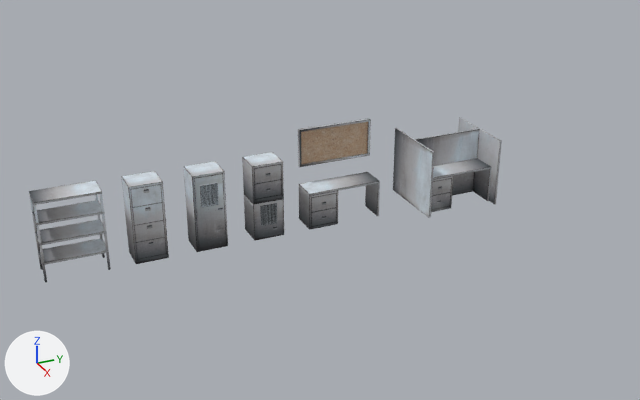
Two versions of the FBX model Assets/Models/Props/Office.fbx, one commit apart.
One viewpoint serves both versions: a 50 mm camera at (38.1, -11.1, 20.3) aimed at (-0.1, 6.1, 1.2). Lighting does not change. The marker at lower left points along +X, +Y and +Z.

The first picture shows 'Board', 'Drawer', 'FilingCabinet', 'Locker', 'OfficeCubicle', 'OfficeDesk', 'Shelves', 'SmallLocker'.
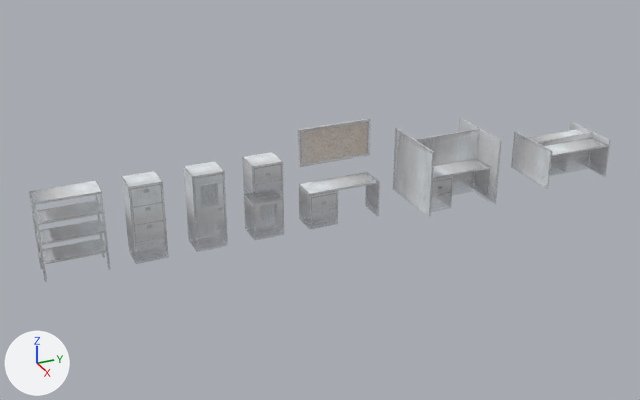
Where the change shows, as pixel boxes [x1, y1, x2, y2] in the pictures (640 x 400 px):
'OfficeCubicle', surface changed: [393, 118, 502, 218] in both
'Shelves', surface changed: [29, 180, 111, 282] in both
'Reception', added: after [511, 122, 611, 189]
'FilingCabinet', surface changed: [121, 171, 169, 264] in both
'Locker', surface changed: [183, 162, 228, 252] in both
'Board', surface changed (brown to grey): [298, 118, 371, 167] in both
'OfficeDesk', surface changed: [299, 172, 380, 230] in both
'Drawer', surface changed: [242, 152, 284, 204] in both
'SmallLocker', surface changed: [244, 189, 284, 241] in both

Diff of the bpy script that builds the scene:
```diff
--- a/Assets/Models/Props/Office.fbx.py
+++ b/Assets/Models/Props/Office.fbx.py
@@ img_livingspaces_atlas_png @@
-img_livingspaces_atlas_png = load_image('livingSpaces_ATLAS.png', '../../Textures/Props/livingSpaces_ATLAS.png', 1024, 1024, 'sRGB')
+img_livingspaces_atlas_png = load_image('livingSpaces_ATLAS.png', '../../Textures/Props/livingSpaces_ATLAS.png', 1024, 1024, 'Non-Color')
@@ mat_material_001 @@
 n0 = _N.new('ShaderNodeBsdfPrincipled'); n0.name = 'Principled BSDF'
 n2.image = img_livingspaces_atlas_png
+n3 = _N.new('ShaderNodeTexImage'); n3.name = 'Image Texture.001'
+n3.image = img_livingspaces_atlas_png
 _L.new(n2.outputs[0], n0.inputs[0])  # 'Color' to 'Base Color'
 _L.new(n0.outputs[0], n1.inputs[0])  # 'BSDF' to 'Surface'
+_L.new(n3.outputs[0], n0.inputs[4])  # 'Color' to 'Alpha'
@@ me_officecubicle_001 @@
+me_officecubicle_001.from_pydata(...)  # 65 vertices, 55 faces; spans x -2.0..1.45, y -2.07..2.13, z 0.0..2.3
+me_officecubicle_001.materials.append(mat_material_001)
@@ ob_reception @@
+ob_reception = bpy.data.objects.new('Reception', me_officecubicle_001)
+ob_reception.location = (0.0, 21.57, 0.0)
```
